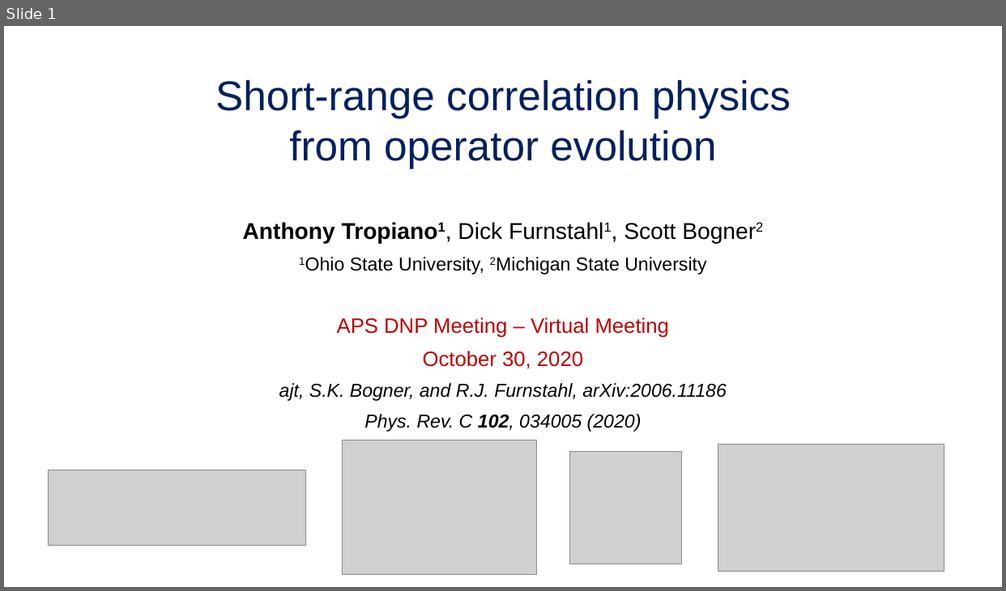
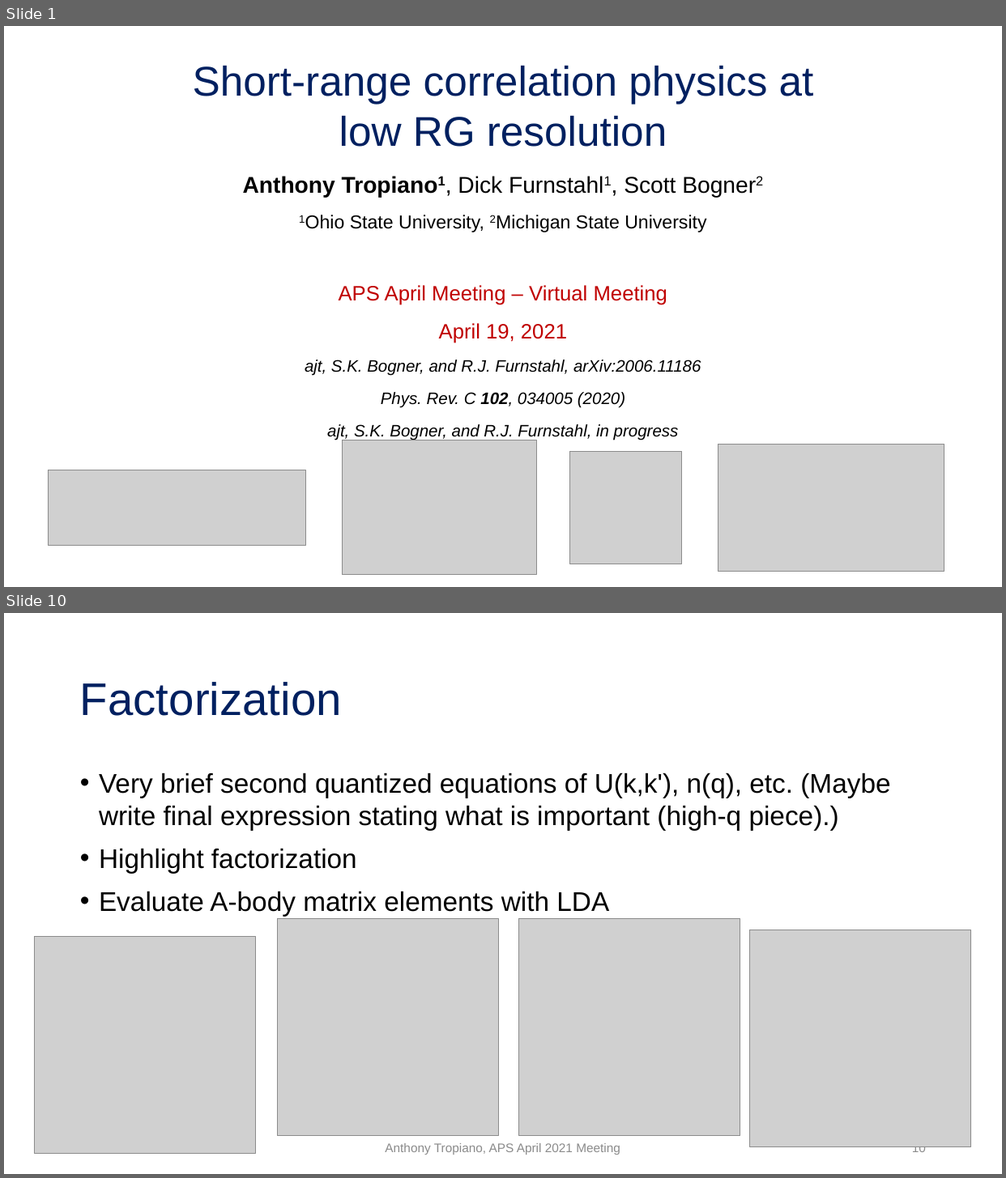
Before and after one commit to tropiano4/tropiano-srg, a slide deck: Presentations/APS_April2021/tropiano_aps_april2021.pptx. Shown one above the other, each under a label of ours: slide 1 before the commit, slides 1 and 10 after it; the slides between them are not shown. The pictures are 1006x591 and 1006x1178 pixels, drawn with LibreOffice and Linux fonts; fonts in the diff are those of the drawing; grey boxes stand for pictures. Boxes give left, top, right and bottom in pixels: in the first picture for what was removed or moved away, otherwise in the second. Text is boxed around its words. In the diff, an @@ line names an element or a change of style, - is before the commit and + after.

Commit message:
Updating high-q SNMD tails figures and adding to APS presentation

```diff
--- a/Presentations/APS_April2021/tropiano_aps_april2021.pptx
+++ b/Presentations/APS_April2021/tropiano_aps_april2021.pptx
@@ slide 10 added at [4, 613, 1002, 1174], background #FFFFFF @@
@@ title added at [80, 682, 342, 716], 44 pt, text #002060 @@
+Factorization
@@ text added at [99, 773, 890, 916], 26 pt, text #000000 @@
+• Very brief second quantized equations of U(k,k'), n(q), etc. (Maybe write final expression stating what is important (high-q piece).)
+• Highlight factorization
+• Evaluate A-body matrix elements with LDA
@@ picture added at [277, 919, 498, 1136] @@
@@ picture added at [519, 919, 740, 1136] @@
@@ picture added at [35, 937, 256, 1154] @@
@@ picture added at [750, 931, 971, 1148] @@
@@ text added at [385, 1144, 620, 1155], 12 pt, text #8C8C8C @@
+Anthony Tropiano, APS April 2021 Meeting
@@ page number added at [912, 1147, 926, 1156], 12 pt, text #8C8C8C @@
+10
@@ slide 1 changed as well @@
@@ title at [193, 65, 814, 147]: text changed @@
-Short-range correlation physics from operator evolution
+Short-range correlation physics at low RG resolution
@@ subtitle "Anthony Tropiano1, Dick Furnstahl1, Scott ...": place and size @@
-subtitle "Anthony Tropiano1, Dick Furnstahl1, Scott ..." at [243, 222, 727, 432]
+subtitle "Anthony Tropiano1, Dick Furnstahl1, Scott ..." at [243, 176, 706, 441]
@@ subtitle at [243, 176, 706, 408]: size 18 to 16 pt in "ajt, S.K. Bogner, and R.J. Furnstahl, arXiv:2006.11186", "Phys. Rev. C 102, 034005 (2020)"; line spacing 0.9 to 1.1 @@
@@ subtitle at [339, 285, 667, 344]: text changed @@
-APS DNP Meeting – Virtual Meeting
-October 30, 2020
+APS April Meeting – Virtual Meeting
+April 19, 2021
@@ subtitle at [327, 425, 679, 441]: paragraph added @@
+ajt, S.K. Bogner, and R.J. Furnstahl, in progress
```
Also in this commit, not shown: 15 other slides added, 3 slides removed, 15 other files.
